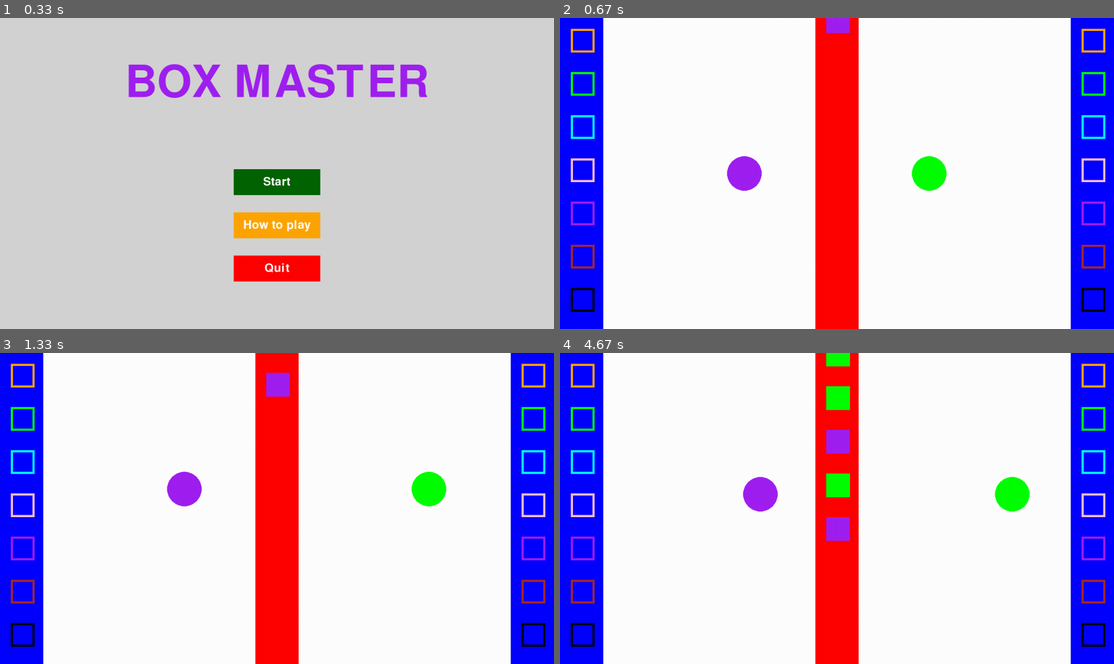
Above: before the commit, frames 1-4 (two rows, left to right).
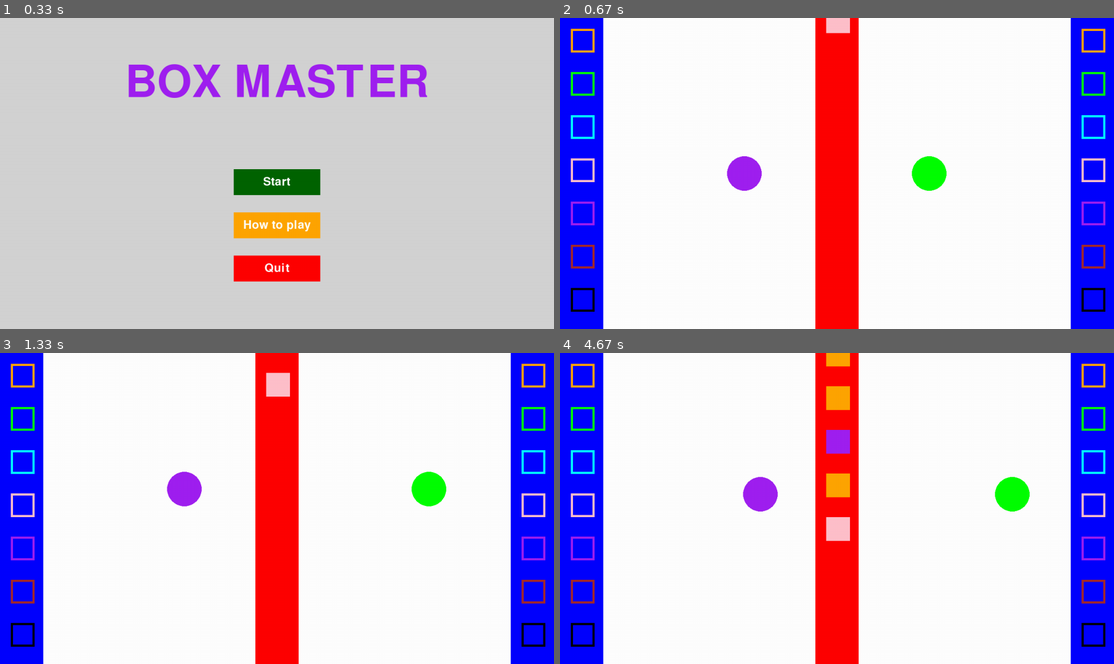
Above: after the commit, the same moments.

Repository: michlima/pygame-project
Game: pygame game, started from main.py
The game is run twice, just before and just after one commit, with the same random seed, the same clock (stepped at 60 frames per second) and the same inputs.
Inputs (mouse positions are in pixels of both pictures, inside the frame that each line leads up to):
- Up to frame 1 (0.33 s): no input
- Up to frame 2 (0.67 s): click "Start" at 0.38 s
- Up to frame 3 (1.33 s): hold Right 0.67-1.13 s; move the mouse to (254, 520) at 0.7 s; hold Up from 1.17 s (still down); hold W from 1.17 s (still down)
- Up to frame 4 (4.67 s): release Up at 1.47 s; release W at 1.47 s; hold Right 1.5-1.97 s; hold D 1.5-1.97 s; hold Left 2-2.53 s; hold A 2-2.53 s; hold Down 2.57-2.87 s; hold S 2.57-2.87 s; hold Left 2.9-3.3 s; hold A 2.9-3.3 s; hold Up 3.33-3.7 s; hold W 3.33-3.7 s; hold Right 3.73-4.37 s; hold D 3.73-4.37 s; hold Down from 4.4 s (still down); hold S from 4.4 s (still down)

Frame 1 is identical in both runs. In frame 2, 0.2% of the frame differs, in the area x 48-53%, y 0-5%; in frame 3, 0.3%; in frame 4, 1.2%, in the area x 48-53%, y 0-61%.

Commit message:
removed gray box

Diff:
--- a/main.py
+++ b/main.py
@@ -165,7 +165,7 @@
 
         # creates boxes every 100 count
         if count > 100 :
-            boxColors = ["orange","green","cyan","pink","purple","brown","gray"]
+            boxColors = ["orange","green","cyan","pink","purple","brown"]
 
             randomPoints = random.randrange(1,4,1)
             box_is_bomb = random.random() < 0.2 #20% chance of bomb
